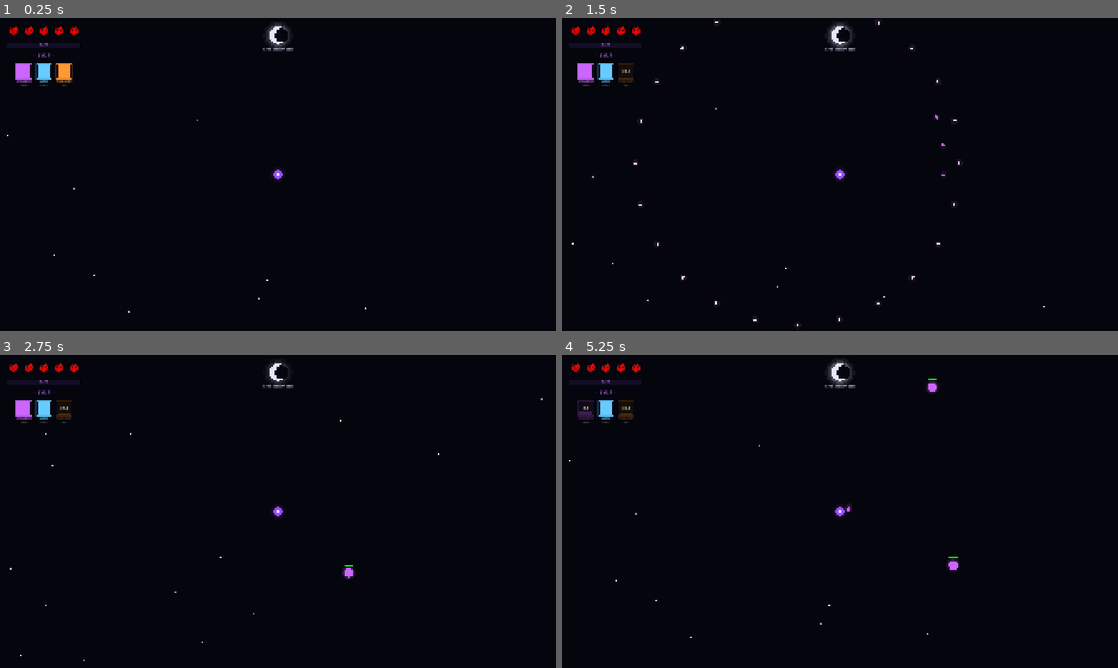
Above: before the commit, frames 1-4 (two rows, left to right).
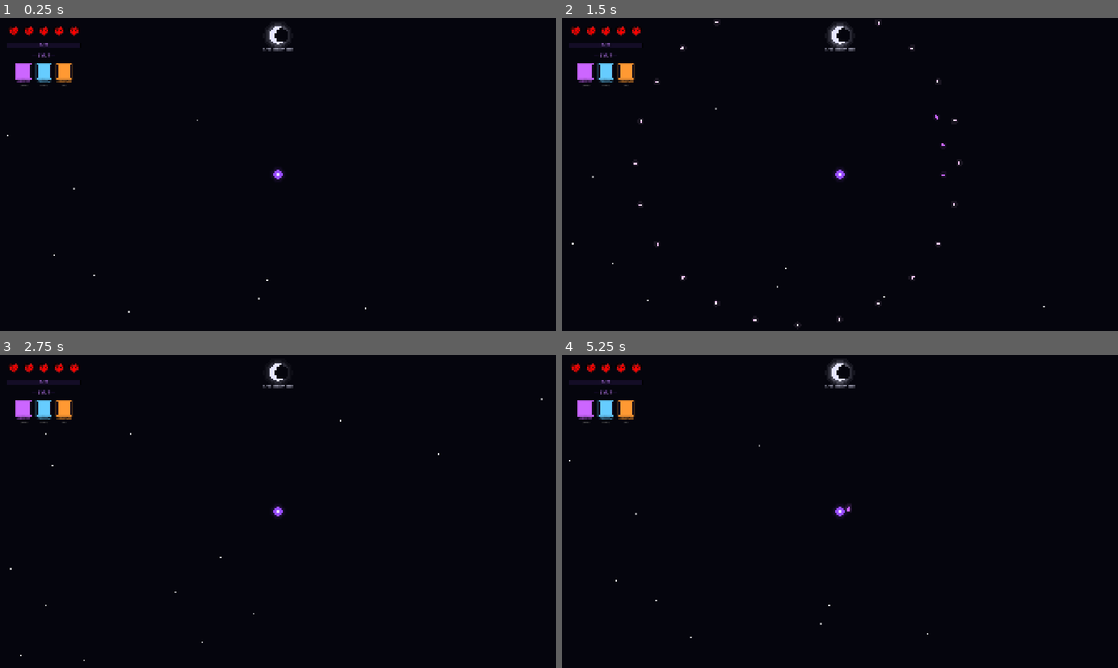
Above: after the commit, the same moments.

Repository: Himanshu-Jorwal/Disorder
Game: Godot game, scene res://Scenes/Game/world.tscn
Same seed, same stepped clock (60 frames per second), same inputs: the game is played once before the commit and once after it. This scene is started directly instead of the project's main scene.
Inputs (mouse positions are in pixels of both pictures, inside the frame that each line leads up to):
- Up to frame 1 (0.25 s): no input
- Up to frame 2 (1.5 s): tap Enter at 0.5 s; move the mouse to (962, 158) at 0.52 s; hold D 0.53-1.28 s; hold X 0.53-1.28 s; click (962, 158) at 0.67 s; move the mouse to (728, 190) at 1.27 s; hold S from 1.28 s (still down); tap X at 1.35 s
- Up to frame 3 (2.75 s): move the mouse to (333, 442) at 2.02 s; release S at 2.03 s; hold D from 2.03 s (still down); hold X from 2.03 s (still down)
- Up to frame 4 (5.25 s): move the mouse to (812, 574) at 2.77 s; release D at 2.78 s; release X at 2.78 s; hold W 2.78-3.53 s; tap X at 2.85, 4.35 s; click (812, 574) at 2.92 s; move the mouse to (1006, 558) at 3.52 s; hold X 3.53-4.28 s; hold A 3.53-5.03 s; move the mouse to (673, 464) at 4.27 s; move the mouse to (867, 511) at 5.02 s; hold S from 5.03 s (still down); hold X from 5.03 s (still down); click (867, 511) at 5.17 s

The runs differ from the first frame. In frame 1, less than 0.1% of the frame differs, in the area x 3-13%, y 19-21%; in frame 2, 0.2%; in frame 3, 0.3%; in frame 4, 0.5%, in the area x 2-72%, y 7-70%.
Error before the commit: Invalid call. Nonexistent function 'get_character' in base 'Nil'. (res://Scripts/Game/player.gd:48)
Error after the commit: Parse Error: Preload file "res://Scenes/Game/Mobs/wren.tscn" does not exist. (res://Scripts/Game/world.gd:3)

Commit message:
Update world spawner to include all 5 enemy types

Diff:
--- a/Zenith-0.0.0/Scripts/Game/world.gd
+++ b/Zenith-0.0.0/Scripts/Game/world.gd
@@ -1,6 +1,10 @@
 extends Node2D
 
-const ENEMY_SCENE = preload("res://Scenes/Game/enemy.tscn")
+const WREN_SCENE = preload("res://Scenes/Game/Mobs/wren.tscn")
+const FEIND_SCENE = preload("res://Scenes/Game/Mobs/feind.tscn")
+const MORI_SCENE = preload("res://Scenes/Game/Mobs/mori.tscn")
+const LARK_SCENE = preload("res://Scenes/Game/Mobs/lark.tscn")
+const KAEL_SCENE = preload("res://Scenes/Game/Mobs/kael.tscn")
 
 var base_spawn_interval = 2.0
 var spawn_interval = 2.0
@@ -49,7 +53,19 @@
 	)
 
 func spawn_enemy():
-	var enemy = ENEMY_SCENE.instantiate()
+	var roll = randf()
+	var enemy
+	if roll < 0.45:
+		enemy = WREN_SCENE.instantiate()
+	elif roll < 0.63:
+		enemy = FEIND_SCENE.instantiate()
+	elif roll < 0.77:
+		enemy = MORI_SCENE.instantiate()
+	elif roll < 0.98:
+		enemy = LARK_SCENE.instantiate()
+	else:
+		enemy = KAEL_SCENE.instantiate()
+
 	var angle = randf() * TAU
 	var spawn_pos = player.global_position + Vector2(cos(angle), sin(angle)) * spawn_radius
 	spawn_pos.x = clamp(spawn_pos.x, -1450, 1450)
